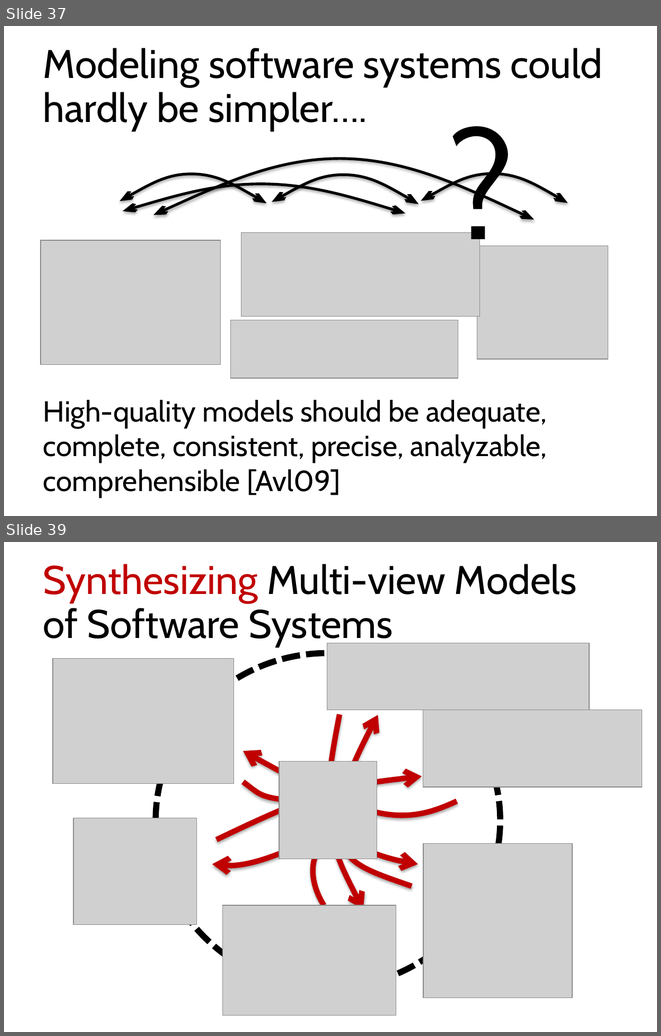
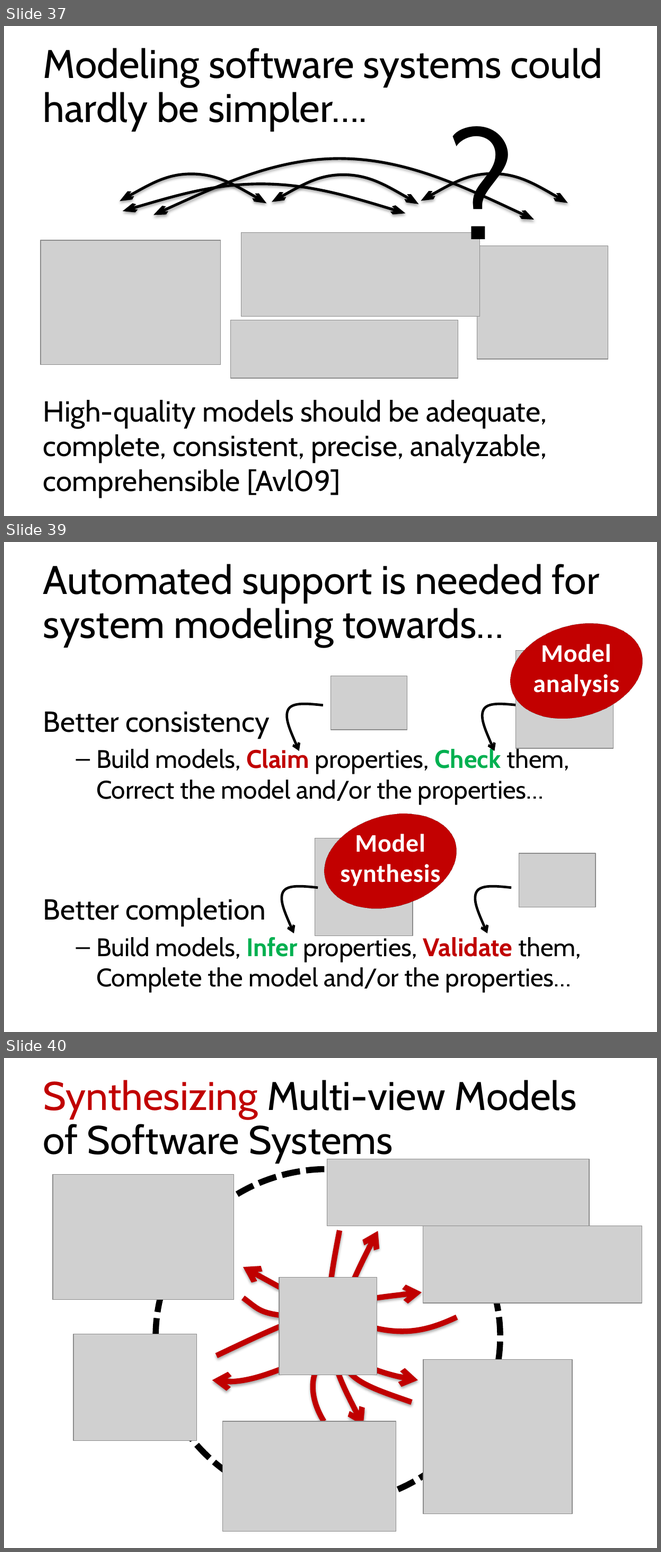
Before and after one commit to blambeau/phd, a slide deck: public-defense/slides.pptx. Shown one above the other, each under a label of ours: slides 37 and 39 before the commit, slides 37, 39 and 40 after it; the slides between them are not shown. The pictures are 661x1036 and 661x1552 pixels, drawn with LibreOffice and Linux fonts; fonts in the diff are those of the drawing; grey boxes stand for pictures. Boxes give left, top, right and bottom in pixels: in the first picture for what was removed or moved away, otherwise in the second. Text is boxed around its words. In the diff, an @@ line names an element or a change of style, - is before the commit and + after.

Commit message:
Clean the slides and images

```diff
--- a/public-defense/slides.pptx
+++ b/public-defense/slides.pptx
@@ slide 39 added at box(4, 542, 657, 1032), background #FFFFFF @@
@@ title added at box(43, 564, 600, 646), 44 pt, text #000000 @@
+Automated support is needed for system modeling towards…
@@ ellipse added at box(503, 623, 649, 720), fill #C00000, outline #FFFFFF 6 pt, 28 pt, text #FFFFFF, bold @@
+Model analysis
@@ picture added at box(515, 651, 613, 748) @@
@@ picture added at box(330, 676, 407, 730) @@
@@ text added at box(43, 711, 581, 992), 28 pt, text #000000 @@
+Better consistency
+  – Build models, Claim properties, Check them, Correct the model and/or the properties…
+Better completion
+  – Build models, Infer properties, Validate them, Complete the model and/or the properties…
@@ freeform shape added at box(284, 702, 323, 751), outline #000000 2.75 pt @@
@@ freeform shape added at box(479, 702, 518, 751), outline #000000 2.75 pt @@
@@ ellipse added at box(317, 812, 464, 910), fill #C00000, outline #FFFFFF 6 pt, 28 pt, text #FFFFFF, bold @@
+Model synthesis
@@ picture added at box(315, 838, 413, 936) @@
@@ picture added at box(519, 853, 595, 906) @@
@@ freeform shape added at box(279, 884, 317, 933), outline #000000 2.75 pt @@
@@ freeform shape added at box(472, 884, 511, 933), outline #000000 2.75 pt @@
@@ what was slide 39 is now slide 40 @@
```
Also in this commit, not shown: 6 slides changed, 1 other slide added, 18 other files.
